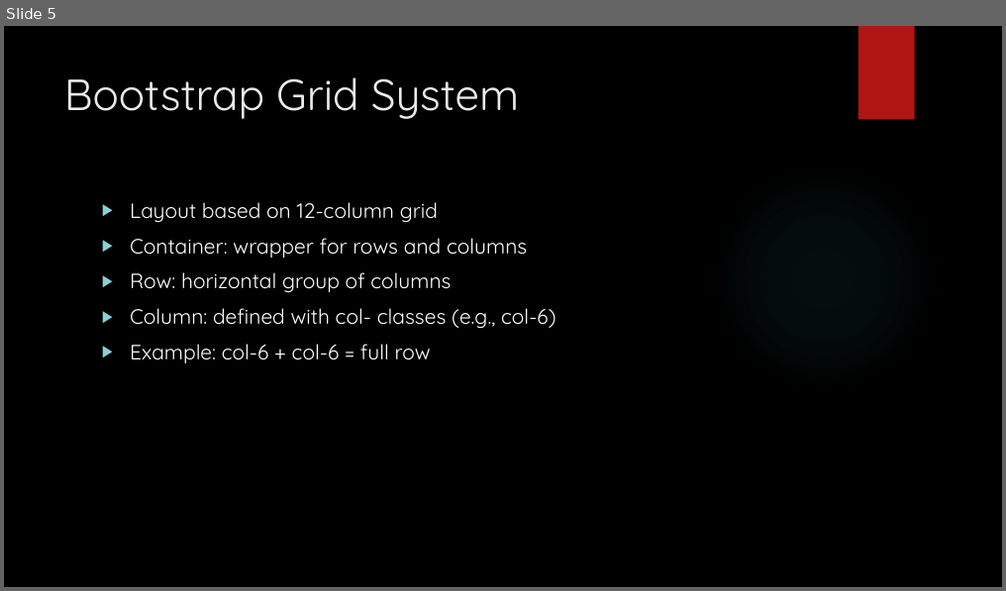
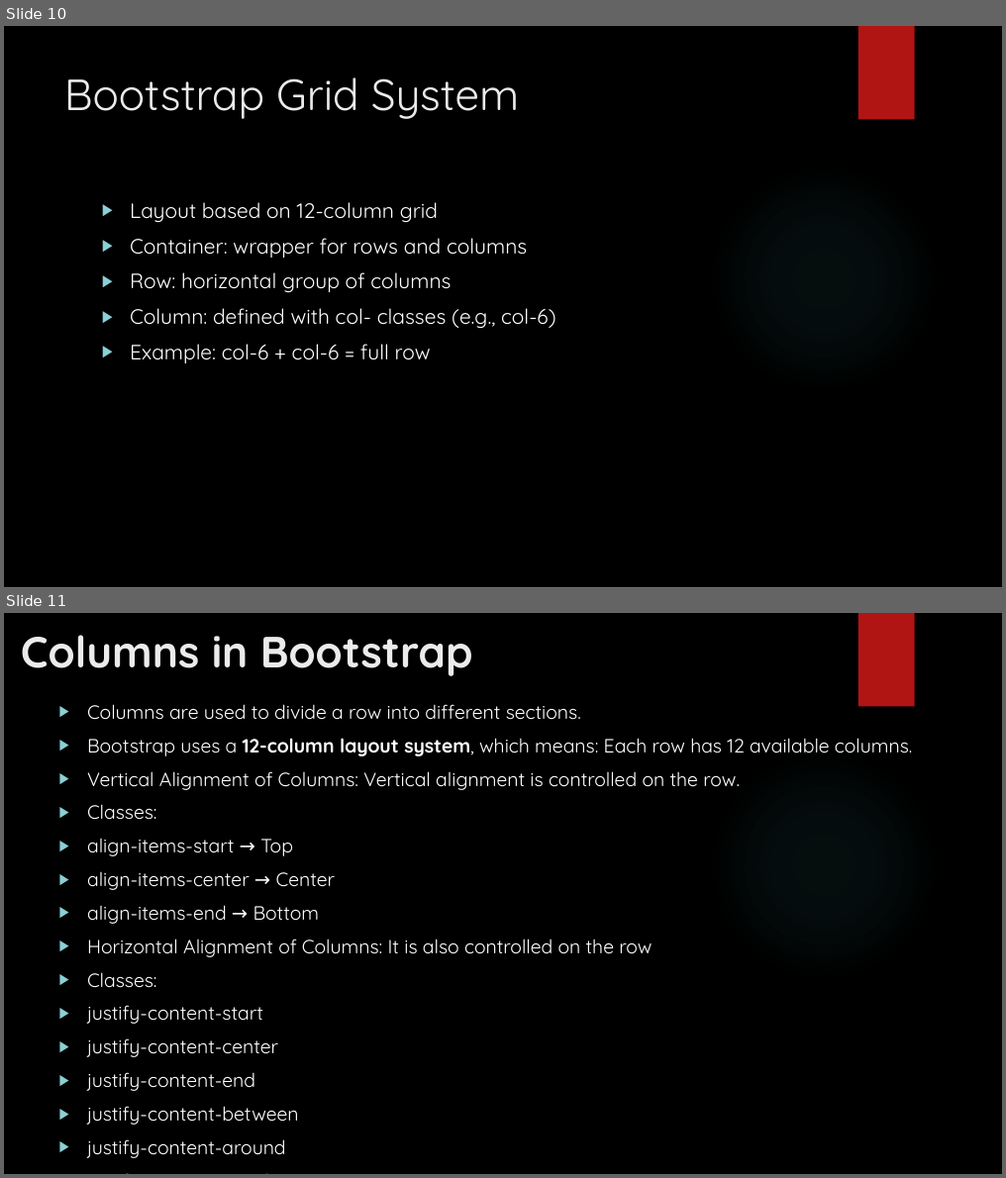
Before and after one commit to Manal5664/Progressive-Web-Development, a slide deck: Bootstrap and jQuery/Lec_01.pptx. Shown one above the other, each under a label of ours: slide 5 before the commit, slides 10 and 11 after it. The pictures are 1006x591 and 1006x1178 pixels, drawn with LibreOffice and Linux fonts; fonts in the diff are those of the drawing; background and template pictures are left out. Boxes give left, top, right and bottom in pixels: in the first picture for what was removed or moved away, otherwise in the second. Text is boxed around its words. In the diff, an @@ line names an element or a change of style, - is before the commit and + after.

```diff
--- a/Bootstrap and jQuery/Lec_01.pptx
+++ b/Bootstrap and jQuery/Lec_01.pptx
@@ slide 11 added at [4, 613, 1002, 1174], background picture (left out); not listed: 2 template elements that a slide beside it also shows @@
@@ title added at [21, 635, 473, 676], 42 pt, text #EBEBEB, bold @@
+Columns in Bootstrap
@@ text added at [87, 704, 912, 1158], 18.5 pt, text #FFFFFF @@
+▶ Columns are used to divide a row into different sections.
+▶ Bootstrap uses a 12-column layout system, which means: Each row has 12 available columns.
+▶ Vertical Alignment of Columns: Vertical alignment is controlled on the row.
+▶ Classes:
+▶ align-items-start → Top
+▶ align-items-center → Center
+▶ align-items-end → Bottom
+▶ Horizontal Alignment of Columns: It is also controlled on the row
+▶ Classes:
+▶ justify-content-start
+▶ justify-content-center
+▶ justify-content-end
+▶ justify-content-between
+▶ justify-content-around
+▶ justify-content-evenly
@@ what was slide 5 is now slide 10 @@
```
Also in this commit, not shown: 1 slide changed, 3 other slides added, 1 slide removed.
